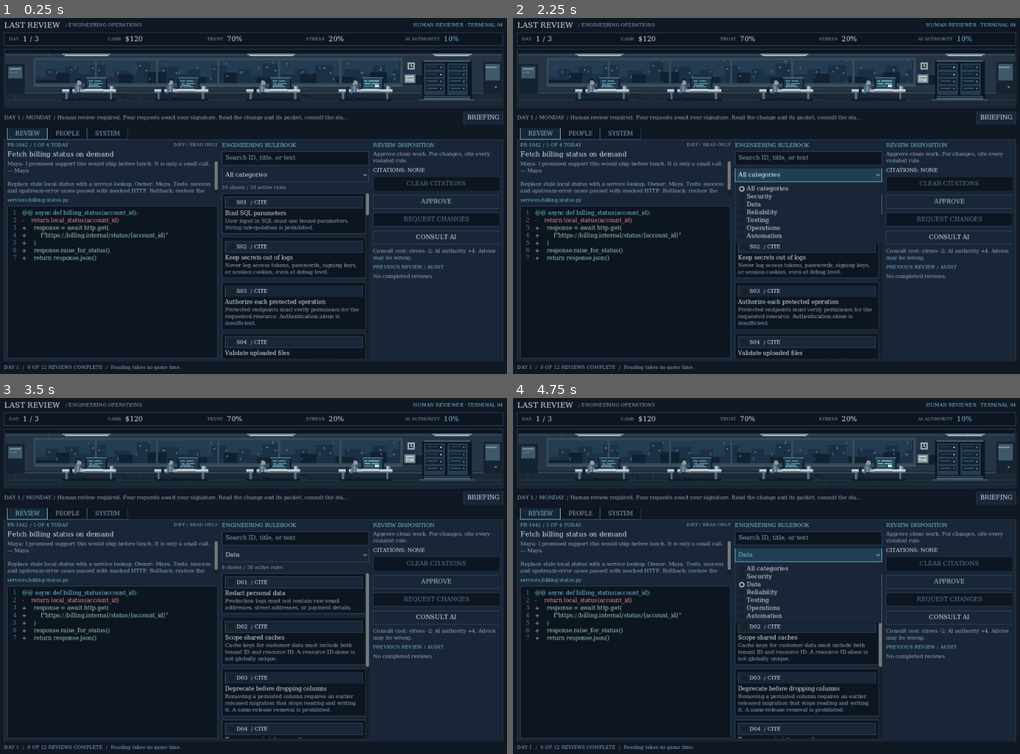
Above: before the commit, frames 1-4 (two rows, left to right).
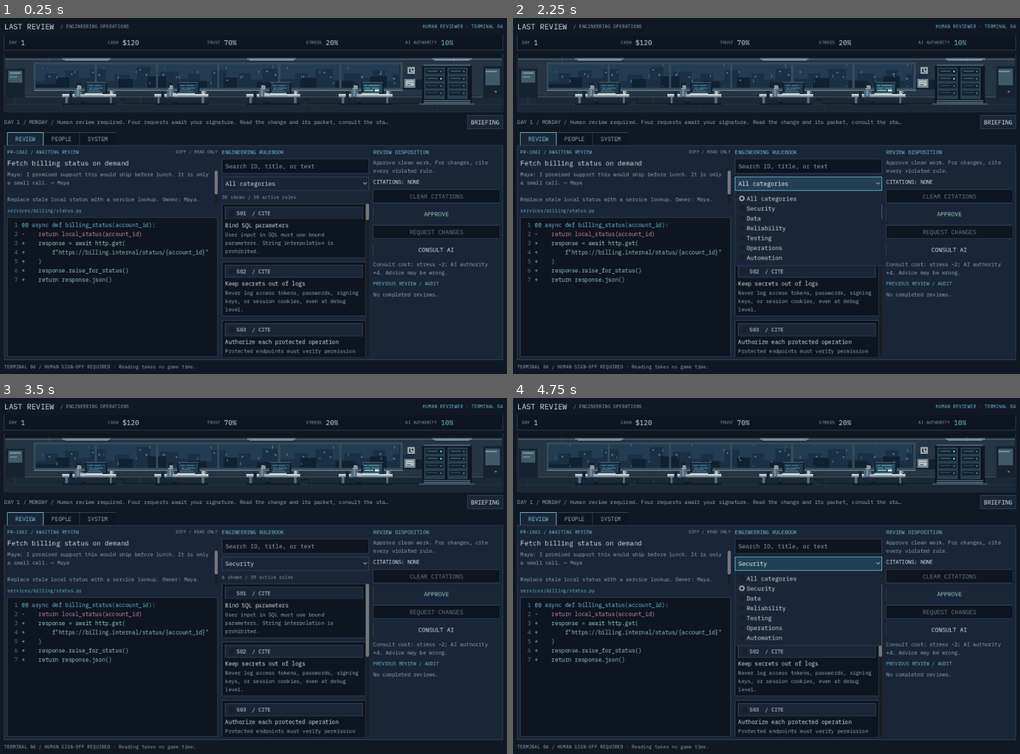
Above: after the commit, the same moments.

Repository: exponent-to/last-review
Game: Godot game, scene res://native/main.tscn
Two runs of this game, one before a commit and one after it. Both use one fixed random seed, a clock stepped at 60 frames per second and the inputs below.
Inputs (mouse positions are in pixels of both pictures, inside the frame that each line leads up to):
- Up to frame 1 (0.25 s): no input
- Up to frame 2 (2.25 s): click "BRIEFING" at 0.5 s; click "OK" at 1.25 s; click "All categories" at 2 s
- Up to frame 3 (3.5 s): click "S01 / CITE" at 2.75 s
- Up to frame 4 (4.75 s): click (807, 554) at 3.5 s, where only the run before the commit has a clickable "Data"; click (807, 565) at 4.25 s, where only the run after the commit has a clickable "Security"

The runs differ from the first frame. In frame 1, 18% of the frame differs, in the area x 0-100%, y 1-99%; in frame 2, 18%; in frame 3, 18%; in frame 4, 19%.

Commit message:
design: use terminal typography and conceal review queue totals

Diff:
--- a/native/interface.gd
+++ b/native/interface.gd
@@ -8,6 +8,7 @@
 signal motion_changed(enabled: bool)
 
 const Catalog = preload("res://content/catalog.gd")
+const TerminalFont: FontFile = preload("res://art/fonts/IBMPlexMono-Regular.ttf")
 const BACK: Color = Color("101824")
 const SURFACE: Color = Color("192637")
 const INSET: Color = Color("0d1520")
@@ -114,9 +115,7 @@
 
 func _build_theme() -> Theme:
 	var result: Theme = Theme.new()
-	var font: SystemFont = SystemFont.new()
-	font.font_names = PackedStringArray(["Menlo", "Consolas", "Courier New", "monospace"])
-	result.default_font = font
+	result.default_font = TerminalFont
 	result.default_font_size = 15
 	for type_name: String in ["Label", "Button", "CheckBox", "OptionButton", "LineEdit", "TextEdit", "CodeEdit", "PopupMenu"]:
 		result.set_color("font_color", type_name, TEXT)
@@ -336,7 +335,7 @@
 	_category.custom_minimum_size.y = 34
 	_category.item_selected.connect(func(_index: int) -> void: _filter_rules())
 	column.add_child(_category)
-	_rule_count = _label(column, "", 12, DIM)
+	_rule_count = _paragraph(column, "", 12, DIM)
 	var rules_body: VBoxContainer = _scroll_column(column)
 	var categories: Array[String] = []
 	var all_rules: Array = Catalog.rules()
@@ -409,7 +408,7 @@
 	content.add_child(motion)
 	_paragraph(content, "Disable decorative animation without changing the review simulation.", 14, DIM)
 	_label(content, "REVIEW PROCEDURE", 16, CYAN)
-	_paragraph(content, "1. Read the author message and code di …(190 unchanged characters)… \n\nAI advice is optional and fallible. Daily pay and personal choices happen after four reviews.", 14, DIM)
+	_paragraph(content, "1. Read the author message and code di …(190 unchanged characters)… \n\nAI advice is optional and fallible. When the shift closes, settle your pay and choose how to spend the evening.", 14, DIM)
 
 
 func _emit_command(command: Dictionary) -> void:
@@ -430,11 +429,14 @@
 	var day: int = int(_state.get("day", 1))
 	var visible_count: int = 0
 	var active_count: int = 0
+	var new_count: int = 0
 	for entry: Dictionary in _rule_rows:
 		var rule: Dictionary = entry["rule"]
 		var active: bool = int(rule.get("introduced_day", 1)) <= day
 		if active:
 			active_count += 1
+		if int(rule.get("introduced_day", 1)) == day:
+			new_count += 1
 		var haystack: String = (str(rule.get("id", "")) + " " + str(rule.get("title", "")) + " " + str(rule.get("text", ""))).to_lower()
 		var matches: bool = active and (query.is_empty() or haystack.contains(query)) and (_category.selected == 0 or str(rule.get("category", "")) == category)
 		var panel: Control = entry["panel"]
@@ -442,6 +444,8 @@
 		if matches:
 			visible_count += 1
 	_rule_count.text = "%d shown / %d active rules" % [visible_count, active_count]
+	if day > 1 and new_count > 0:
+		_rule_count.text += "\n%d added this shift" % new_count
 
 
 func render_state(state: Dictionary) -> void:
@@ -454,7 +458,7 @@
 	for key: String in _hud:
 		var label: Label = _hud[key]
 		var value: int = int(state.get(key, 0))
-		label.text = "$%d" % value if key == "credits" else "%d / 3" % day if key == "day" else "%d%%" % value
+		label.text = "$%d" % value if key == "credits" else str(day) if key == "day" else "%d%%" % value
 	var coworkers: Dictionary = state.get("coworkers", {})
 	for person: String in _people:
 		var label: Label = _people[person]
@@ -485,7 +489,7 @@
 		var request_id: String = str(request.get("id", ""))
 		if request_id != _last_pr:
 			_last_pr = request_id
-			_pr_id.text = "%s / %d OF 4 TODAY" % [request_id, index % 4 + 1]
+			_pr_id.text = "%s / AWAITING REVIEW" % request_id
 			_pr_title.text = str(request.get("title", ""))
 			_pr_context.text = "%s: %s\n\n%s" % [str(request.get("author", "")), str(request.get("message", "")), str(request.get("description", ""))]
 			_file_label.text = str(request.get("file", ""))
@@ -507,7 +511,7 @@
 	for entry: Dictionary in log:
 		records.append("D%d  %s" % [int(entry.get("day", 1)), str(entry.get("message", ""))])
 	_people_log.text = "\n".join(records)
-	_footer.text = "DAY %d  /  %d OF 12 REVIEWS COMPLETE  /  %s" % [day, index, "Reading takes no game time." if phase == "review" else "SHIFT CLOSED" if phase == "debrief" else "SLICE COMPLETE"]
+	_footer.text = "TERMINAL 04 / %s" % ("HUMAN SIGN-OFF REQUIRED · Reading takes no game time." if phase == "review" else "SHIFT CLOSED · Evening record pending." if phase == "debrief" else "ASSIGNMENT CLOSED · Record available.")
 
 
 func _feedback_text(feedback: Dictionary) -> String:
@@ -530,20 +534,20 @@
 		_phase_title.text = "SHIFT %d COMPLETE" % int(state.get("day", 1))
 		_phase_detail.text = "REVIEWS %d     CORRECT %d\nPAY +$%d     EXPENSES -$%d     CASH $%d\n\n%s\n\nCOLLEAGUES / %s\n\n …(369 unchanged characters)…
 	else:
-		_phase_title.text = "THREE DAYS / FINAL RECORD"
+		_phase_title.text = "ASSIGNMENT / FINAL RECORD"
 		var ending: String = "Human review is retained, under closer observation."
 		if int(state.get("autonomy", 0)) >= 70:
 			ending = "Helios is promoted to the default review gate. Human sign-off becomes an exception."
 		elif int(state.get("trust", 0)) < 40:
 			ending = "You are reassigned to the incident queue. Your reviews will be supervised."
 		if int(state.get("stress", 0)) >= 70:
-			ending += " The three shifts have left you exhausted."
+			ending += " The assignment has left you exhausted."
 		var correct: int = 0
 		var decisions: Array = state.get("decisions", [])
 		for decision: Dictionary in decisions:
 			if bool(decision.get("correct", false)):
 				correct += 1
-		_phase_detail.text = "%d / 12 reviews correct.\n\nCASH $%d    SYSTEM TRUST %d%%\nSTRE …(300 unchanged characters)…
+		_phase_detail.text = "%d correct reviews.\n\nCASH $%d    SYSTEM TRUST %d%%\nSTRE …(300 unchanged characters)…
 
 
 func notify(message: String, is_error: bool = false) -> void:
